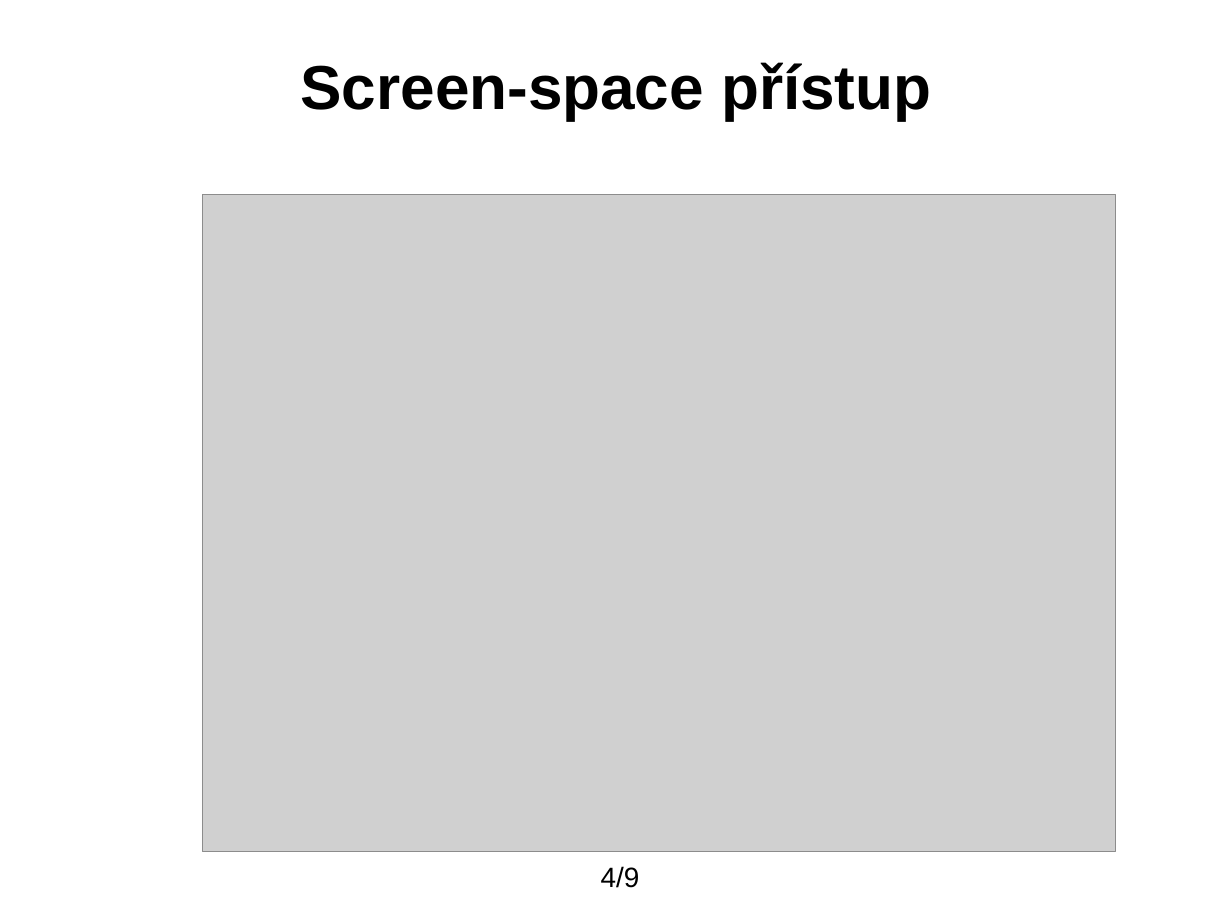
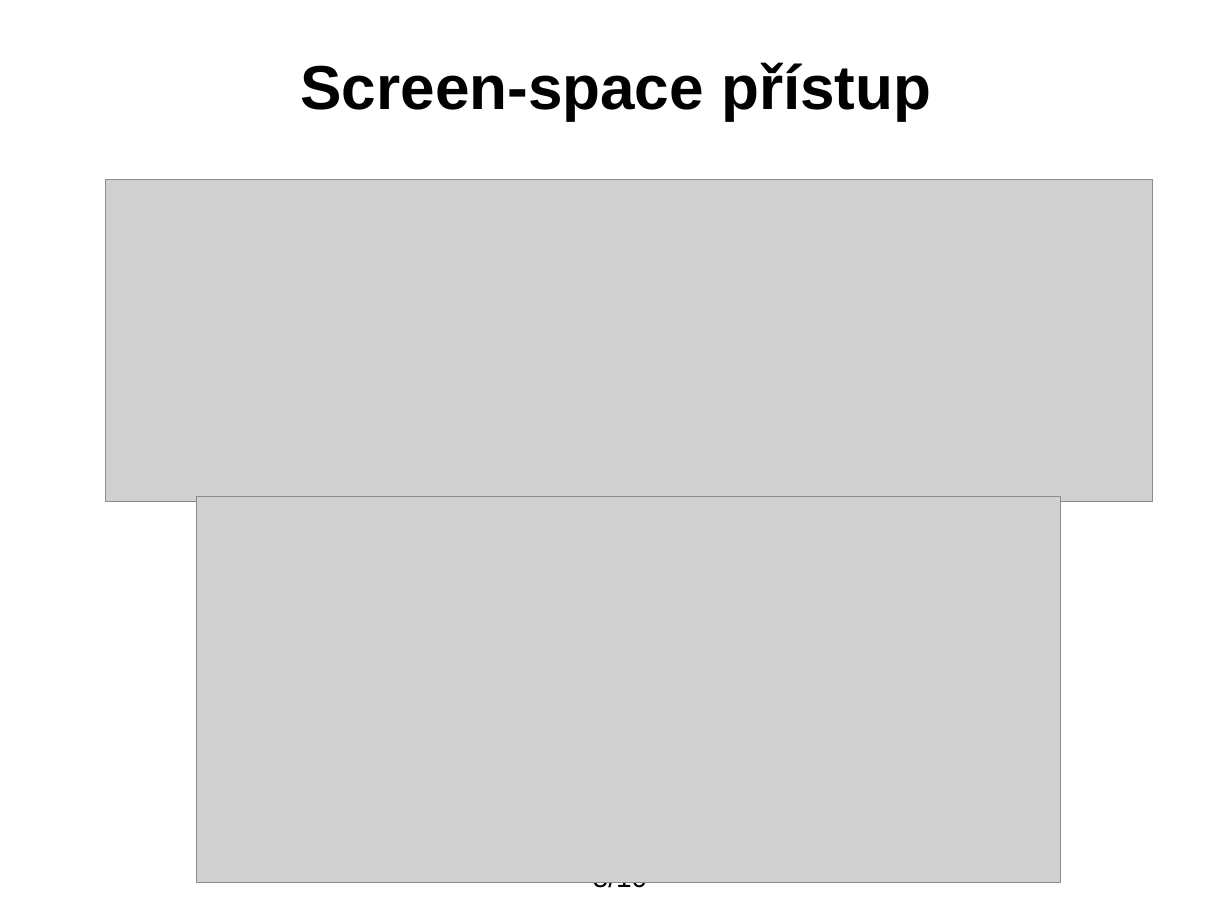
Before and after one commit to blankdeveloper/Open4speed, a slide deck: slide 5 of presentation-CZ/prezentace.odp (slide 4 before the commit). Drawn at 1232x924 pixels with LibreOffice and Linux fonts; fonts in the diff are those of the drawing; grey boxes stand for pictures; background and template pictures are left out. Boxes give left, top, right and bottom in pixels: in the first picture for what was removed or moved away, otherwise in the second. Text is boxed around its words. In the diff, an @@ line names an element or a change of style, - is before the commit and + after.

```diff
--- a/presentation-CZ/prezentace.odp
+++ b/presentation-CZ/prezentace.odp
@@ picture added at box(105, 180, 1153, 502) @@
@@ picture: place and size @@
-picture at box(202, 195, 1116, 852)
+picture at box(197, 496, 1061, 882)
@@ page number at box(593, 882, 647, 892): text changed @@
-4/9
+5/10
```
Also in this commit, not shown: 4 other slides changed, 1 slide added, 31 other files.
